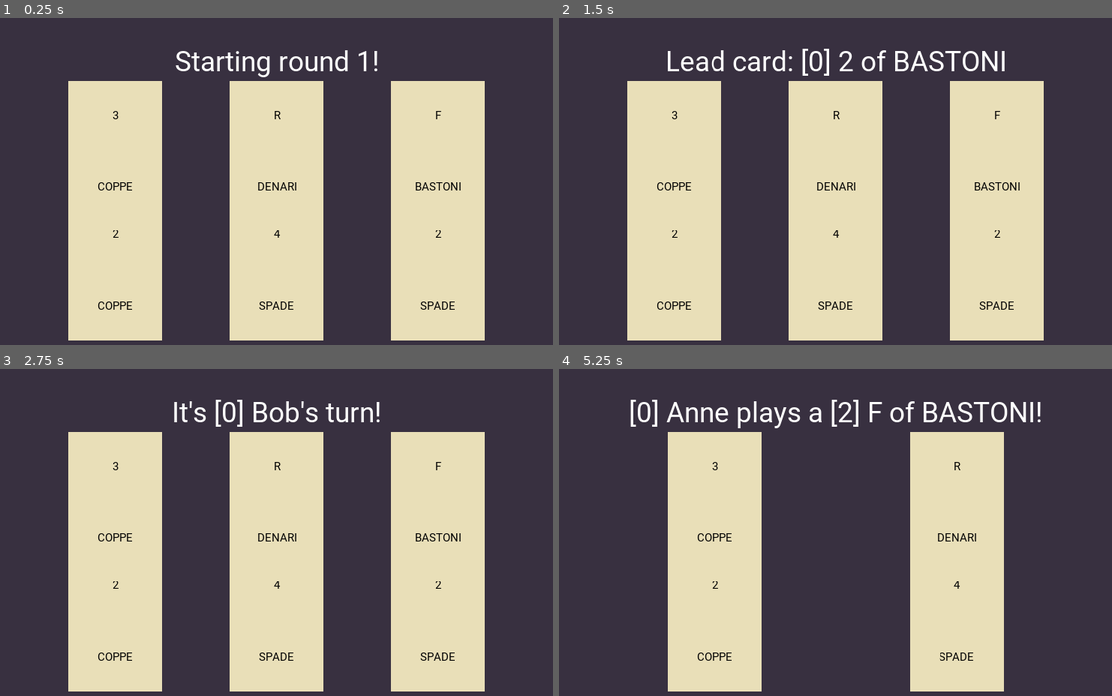
Above: before the commit, frames 1-4 (two rows, left to right).
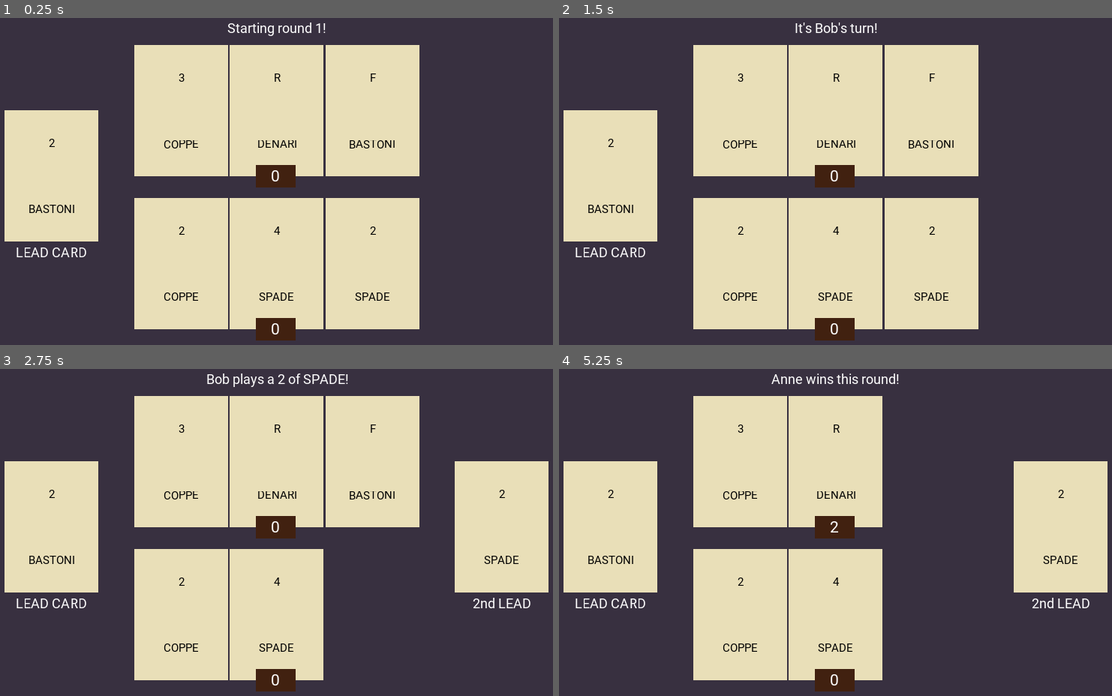
Above: after the commit, the same moments.

Repository: ckc-dev/BriscolaPy
Game: Godot game, scene res://Main.tscn
Two runs of this game, one before a commit and one after it. Both use one fixed random seed, a clock stepped at 60 frames per second and the inputs below.
Inputs:
- Up to frame 1 (0.25 s): no input
- Up to frame 2 (1.5 s): tap Enter at 0.5 s
- Up to frame 3 (2.75 s): tap Space at 2 s
- Up to frame 4 (5.25 s): tap Enter at 2.75, 5 s; tap Space at 3.5 s

The runs differ from the first frame. In frame 1, 47% of the frame differs, in the area x 0-88%, y 1-99%; in frame 2, 47%; in frame 3, 47%; in frame 4, 53%, in the area x 0-100%, y 1-99%.

Commit message:
Update UI.
Updated and added more information to the user interface.

Diff:
--- a/godot/Card.gd
+++ b/godot/Card.gd
@@ -1,13 +1,18 @@
 extends Node
-
-var _name
 var suit
 var points
 var priority
+
+var _name
 var _owner
 
 onready var card_name_node = $VBoxContainer/CardName
 onready var card_suit_node = $VBoxContainer/CardSuit
+
+
+func _to_string():
+	return "%s of %s" % [_name, suit]
+
 
 func setup(_name, suit, points, priority):
 	self._name = _name
@@ -15,9 +20,7 @@
 	self.points = points
 	self.priority = priority
 
+
 func update_node():
 	card_name_node.text = _name
 	card_suit_node.text = suit
-
-func _to_string():
-	return "[%s] %s of %s" % [points, _name, suit]
--- a/godot/Card.tscn
+++ b/godot/Card.tscn
@@ -8,8 +8,9 @@
 font_data = ExtResource( 2 )
 
 [node name="Card" type="Control"]
-rect_min_size = Vector2( 200, 300 )
-size_flags_horizontal = 6
+rect_min_size = Vector2( 200, 280 )
+size_flags_horizontal = 0
+size_flags_vertical = 0
 script = ExtResource( 1 )
 __meta__ = {
 "_edit_use_anchors_": false
@@ -32,7 +33,7 @@
 
 [node name="CardName" type="Label" parent="VBoxContainer"]
 margin_right = 200.0
-margin_bottom = 148.0
+margin_bottom = 138.0
 size_flags_vertical = 3
 custom_colors/font_color = Color( 0, 0, 0, 1 )
 custom_fonts/font = SubResource( 1 )
@@ -41,9 +42,9 @@
 valign = 1
 
 [node name="CardSuit" type="Label" parent="VBoxContainer"]
-margin_top = 152.0
+margin_top = 142.0
 margin_right = 200.0
-margin_bottom = 300.0
+margin_bottom = 280.0
 size_flags_vertical = 3
 custom_colors/font_color = Color( 0, 0, 0, 1 )
 custom_fonts/font = SubResource( 1 )
--- a/godot/Main.gd
+++ b/godot/Main.gd
@@ -1,32 +1,32 @@
 extends Node
 
-export (PackedScene) var participant_scene
-export (PackedScene) var card_scene
+export(PackedScene) var participant_scene
+export(PackedScene) var card_scene
 
 const CARDS = {
 	"1": [11, 9],
-	"2": [0,  0],
+	"2": [0, 0],
 	"3": [10, 8],
-	"4": [0,  1],
-	"5": [0,  2],
-	"6": [0,  3],
-	"7": [0,  4],
-	"F": [2,  5],
-	"C": [3,  6],
-	"R": [4,  7]
+	"4": [0, 1],
+	"5": [0, 2],
+	"6": [0, 3],
+	"7": [0, 4],
+	"F": [2, 5],
+	"C": [3, 6],
+	"R": [4, 7],
 }
-
 const SUITS = [
 	"BASTONI",
 	"COPPE",
 	"DENARI",
-	"SPADE"
+	"SPADE",
 ]
+const CARDS_PER_PARTICIPANT = 3
 
-const CARDS_PER_PLAYER = 3
 
 func update_message_label(message):
-	$VBoxContainer/Message.text = message
+	$Message.text = message
+
 
 func max_card(cards):
 	var max_card_priority = -INF
@@ -41,7 +41,8 @@
 
 	return max_card_arr[0]
 
-func winning_card(cards, lead_card, secondary_lead=null):
+
+func winning_card(cards, lead_card, secondary_lead = null):
 	var matches = []
 	for c in cards:
 		if c.suit == lead_card.suit:
@@ -51,6 +52,7 @@
 		return max_card(matches)
 	return winning_card(cards, secondary_lead)
 
+
 func get_game_winner(participants):
 	var winner = participants[0]
 
@@ -59,6 +61,7 @@
 			winner = p
 
 	return winner
+
 
 func _ready():
 	randomize()
@@ -72,7 +75,7 @@
 			var card = card_scene.instance()
 			card.setup(name, suit, points, priority)
 
-			deck.append(card)
+			deck.push_back(card)
 
 	deck.shuffle()
 
@@ -85,17 +88,20 @@
 	var participants = [anne, bob]
 
 	for p in participants:
-		$VBoxContainer/ParticipantsContainer.add_child(p)
-		for i in range(CARDS_PER_PLAYER):
+		$ParticipantsContainer.add_child(p)
+		for __ in range(CARDS_PER_PARTICIPANT):
 			var card = deck.pop_front()
 			p.pick_card(card)
 
 	var lead_card = deck.pop_front()
+	$LeadCard._name = lead_card._name
+	$LeadCard.suit = lead_card.suit
+	$LeadCard.update_node()
 	deck.push_back(lead_card)
 
 	participants.shuffle()
 
-	var hand_card_count = participants.size() * CARDS_PER_PLAYER
+	var hand_card_count = participants.size() * CARDS_PER_PARTICIPANT
 	var total_card_count = hand_card_count + deck.size()
 	var _round = 1
 
@@ -106,8 +112,6 @@
 		hand_card_count = 0
 		update_message_label("Starting round %s!" % _round)
 		yield(get_tree().create_timer(1), "timeout")
-		update_message_label("Lead card: %s" % lead_card)
-		yield(get_tree().create_timer(1), "timeout")
 
 		for p in participants:
 			update_message_label("It's %s's turn!" % p)
@@ -117,6 +121,10 @@
 
 			if p == participants[0]:
 				secondary_lead = played_card
+				$SecondaryLeadCard._name = secondary_lead._name
+				$SecondaryLeadCard.suit = secondary_lead.suit
+				$SecondaryLeadCard.update_node()
+				$SecondaryLeadCard.show()
 
 			update_message_label("%s plays a %s!" % [p, played_card])
 			yield(get_tree().create_timer(1), "timeout")
--- a/godot/Main.tscn
+++ b/godot/Main.tscn
@@ -6,7 +6,7 @@
 [ext_resource path="res://Card.tscn" type="PackedScene" id=4]
 
 [sub_resource type="DynamicFont" id=1]
-size = 60
+size = 30
 font_data = ExtResource( 2 )
 
 [node name="Main" type="Node"]
@@ -22,20 +22,66 @@
 "_edit_use_anchors_": false
 }
 
-[node name="VBoxContainer" type="VBoxContainer" parent="."]
-anchor_right = 1.0
+[node name="LeadCard" parent="." instance=ExtResource( 4 )]
+anchor_top = 0.5
+anchor_bottom = 0.5
+margin_left = 60.0
+margin_top = -150.0
+margin_right = 260.0
+margin_bottom = 130.0
+
+[node name="Label" type="Label" parent="LeadCard"]
+anchor_left = 0.5
+anchor_top = 1.0
+anchor_right = 0.5
 anchor_bottom = 1.0
-margin_left = 126.0
-margin_top = 71.0
-margin_right = -126.0
-margin_bottom = -71.0
+margin_left = -79.0
+margin_top = 6.0
+margin_right = 79.0
+margin_bottom = 42.0
+custom_fonts/font = SubResource( 1 )
+text = "LEAD CARD"
+align = 1
+valign = 1
 __meta__ = {
 "_edit_use_anchors_": false
 }
 
-[node name="Message" type="Label" parent="VBoxContainer"]
-margin_right = 1028.0
-margin_bottom = 71.0
+[node name="SecondaryLeadCard" parent="." instance=ExtResource( 4 )]
+visible = false
+anchor_left = 1.0
+anchor_top = 0.5
+anchor_right = 1.0
+anchor_bottom = 0.5
+margin_left = -260.0
+margin_top = -150.0
+margin_right = -60.0
+margin_bottom = 130.0
+
+[node name="Label" type="Label" parent="SecondaryLeadCard"]
+anchor_left = 0.5
+anchor_top = 1.0
+anchor_right = 0.5
+anchor_bottom = 1.0
+margin_left = -79.0
+margin_top = 6.0
+margin_right = 79.0
+margin_bottom = 42.0
+custom_fonts/font = SubResource( 1 )
+text = "2nd LEAD"
+align = 1
+valign = 1
+__meta__ = {
+"_edit_use_anchors_": false
+}
+
+[node name="Message" type="Label" parent="."]
+anchor_left = 0.5
+anchor_right = 0.5
+margin_left = -391.0
+margin_top = 17.0
+margin_right = 391.0
+margin_bottom = 53.0
 custom_fonts/font = SubResource( 1 )
 align = 1
 valign = 1
@@ -43,12 +89,14 @@
 "_edit_use_anchors_": false
 }
 
-[node name="ParticipantsContainer" type="VBoxContainer" parent="VBoxContainer"]
-margin_top = 75.0
-margin_right = 1028.0
-margin_bottom = 578.0
-size_flags_horizontal = 3
-size_flags_vertical = 3
+[node name="ParticipantsContainer" type="VBoxContainer" parent="."]
+anchor_left = 0.5
+anchor_top = 1.0
+anchor_right = 0.5
+anchor_bottom = 1.0
+margin_left = -304.0
+margin_top = -649.0
+margin_right = 304.0
 __meta__ = {
 "_edit_use_anchors_": false
 }
--- a/godot/Participant.gd
+++ b/godot/Participant.gd
@@ -1,30 +1,36 @@
 extends Node
 
-var _name
 var hand = []
 var stack = []
 var points = 0
+var _name
 
 onready var card_container = $CardContainer
 
+
+func _to_string():
+	return _name
+
+
 func setup(_name):
 	self._name = _name
+
 
 func pick_card(card):
 	card._owner = self
 	card_container.add_child(card)
 	card.update_node()
-	hand.append(card)
+	hand.push_back(card)
+
 
 func play_card():
-	var card =  hand.pop_at(randi() % hand.size())
+	var card = hand.pop_at(randi() % hand.size())
 	card.hide()
 	return card
+
 
 func add_cards_to_stack(cards):
 	for c in cards:
 		points += c.points
 		stack.push_back(c)
-
-func _to_string():
-	return "[%s] %s" % [points, _name]
+		$PointsBackground/Points.text = str(points)
--- a/godot/Participant.tscn
+++ b/godot/Participant.tscn
@@ -1,18 +1,18 @@
-[gd_scene load_steps=2 format=2]
+[gd_scene load_steps=4 format=2]
 
 [ext_resource path="res://Participant.gd" type="Script" id=1]
+[ext_resource path="res://Fonts/Roboto-Regular.ttf" type="DynamicFontData" id=3]
+
+[sub_resource type="DynamicFont" id=1]
+size = 35
+font_data = ExtResource( 3 )
 
 [node name="Participant" type="Control"]
-anchor_left = 0.5
-anchor_top = 0.5
-anchor_right = 0.5
-anchor_bottom = 0.5
-margin_left = -500.0
-margin_top = -150.0
-margin_right = 500.0
-margin_bottom = 150.0
-size_flags_horizontal = 3
-size_flags_vertical = 3
+anchor_right = 0.475
+anchor_bottom = 0.389
+margin_bottom = 25.92
+size_flags_horizontal = 0
+size_flags_vertical = 2
 script = ExtResource( 1 )
 __meta__ = {
 "_edit_use_anchors_": false
@@ -21,7 +21,31 @@
 [node name="CardContainer" type="HBoxContainer" parent="."]
 anchor_right = 1.0
 anchor_bottom = 1.0
-rect_min_size = Vector2( 1000, 250 )
 __meta__ = {
 "_edit_use_anchors_": false
 }
+
+[node name="PointsBackground" type="ColorRect" parent="."]
+anchor_left = 0.5
+anchor_top = 1.0
+anchor_right = 0.5
+anchor_bottom = 1.0
+margin_left = 260.0
+margin_top = 256.0
+margin_right = 344.0
+margin_bottom = 304.0
+color = Color( 0.258824, 0.133333, 0.0666667, 1 )
+__meta__ = {
+"_edit_use_anchors_": false
+}
+
+[node name="Points" type="Label" parent="PointsBackground"]
+anchor_right = 1.0
+anchor_bottom = 1.0
+custom_fonts/font = SubResource( 1 )
+text = "0"
+align = 1
+valign = 1
+__meta__ = {
+"_edit_use_anchors_": false
+}
